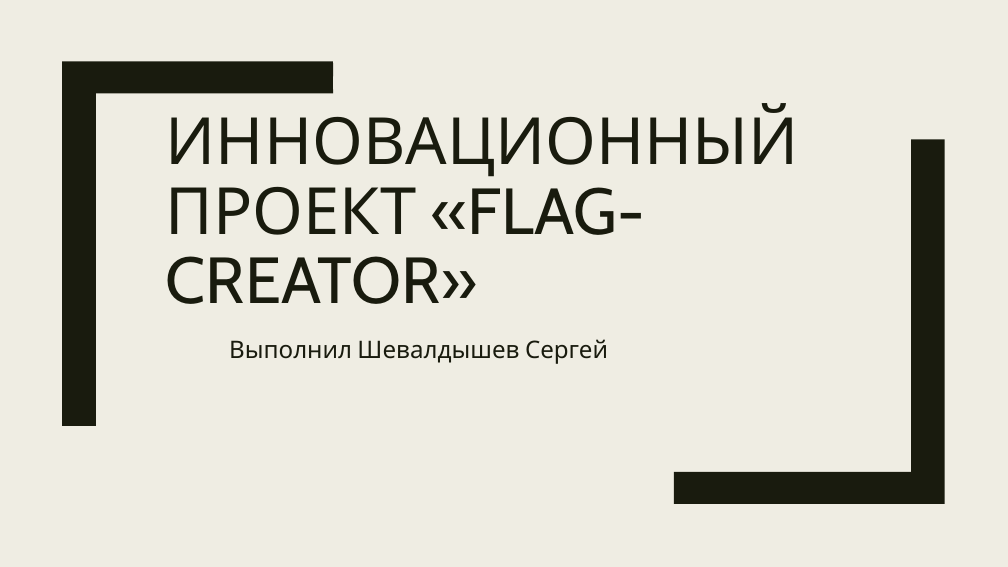
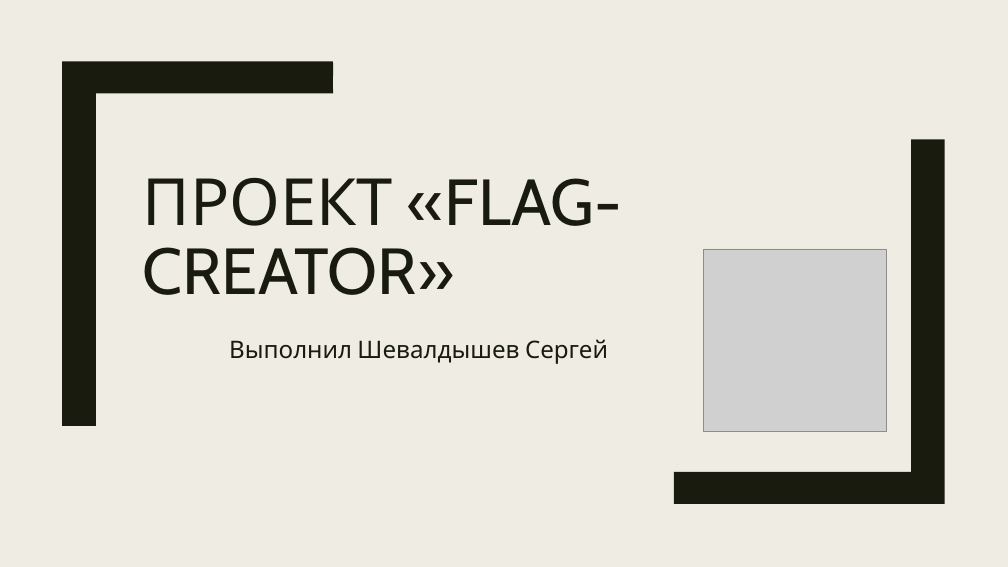
Before and after one commit to seregakriwoy/Flag-Creator, a slide deck: slide 1 of flag-creator.pptx. Drawn at 1008x567 pixels with LibreOffice and Linux fonts; fonts in the diff are those of the drawing; grey boxes stand for pictures. Boxes give left, top, right and bottom in pixels: in the first picture for what was removed or moved away, otherwise in the second. Text is boxed around its words. In the diff, an @@ line names an element or a change of style, - is before the commit and + after.

```diff
--- a/flag-creator.pptx
+++ b/flag-creator.pptx
@@ title at (143,178,622,295): text changed @@
-ИННОВАЦИОННЫЙ ПРОЕКТ «FLAG-CREATOR»
+ПРОЕКТ «FLAG-CREATOR»
@@ picture added at (704,249,886,431) @@
```
Also in this commit, not shown: 7 slides added.
